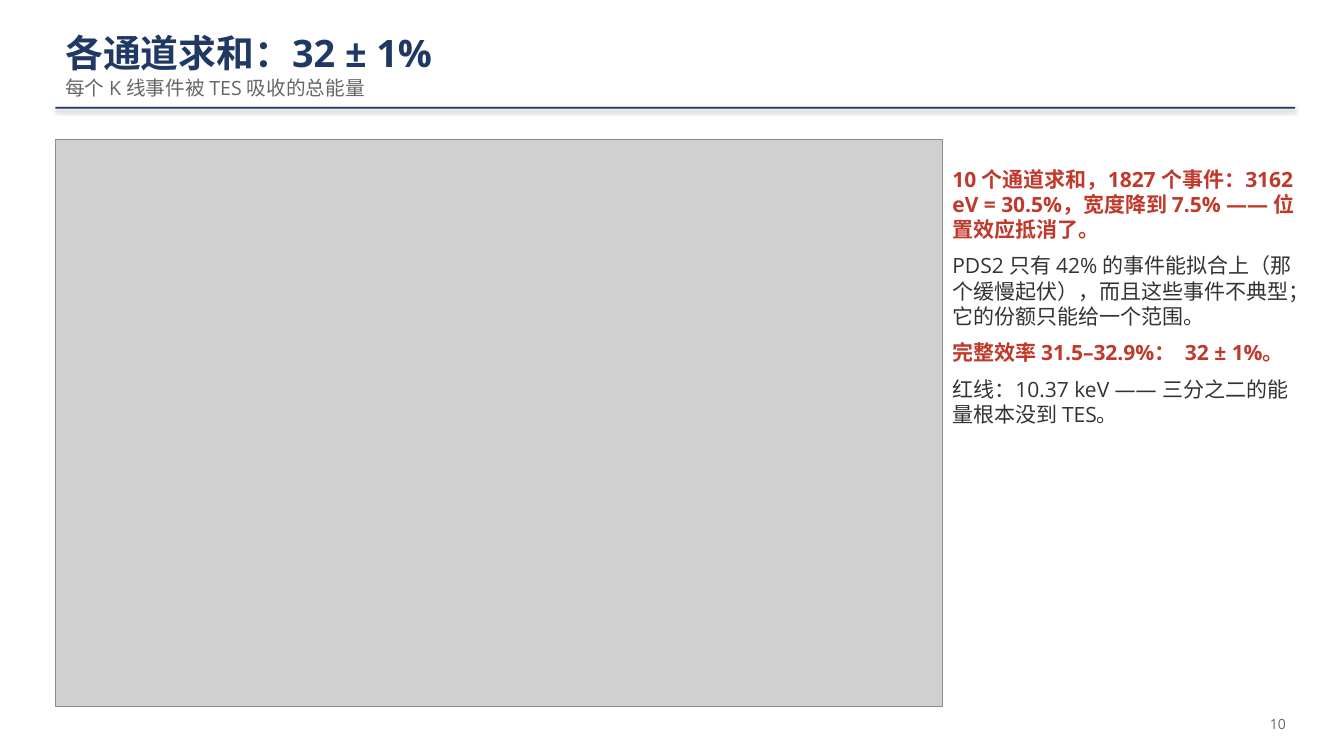
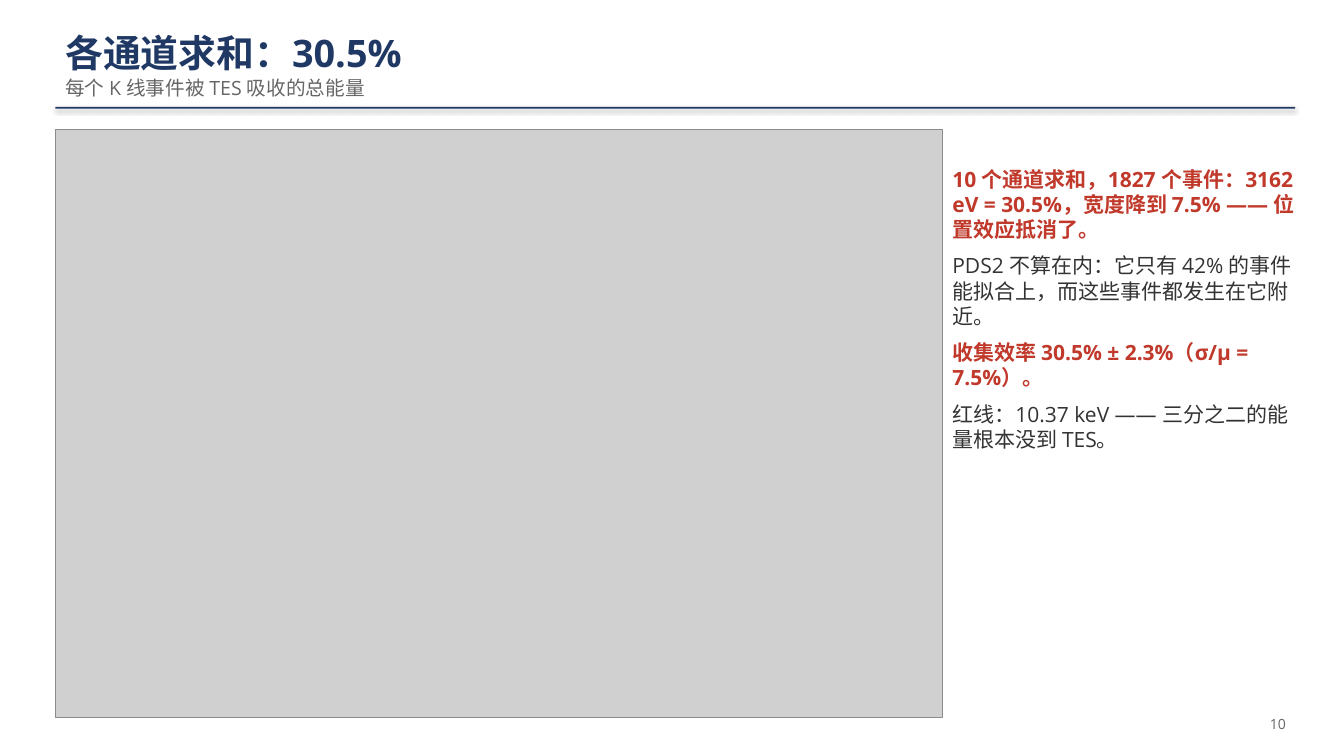
Before and after one commit to ZhihengLi0/urop, a slide deck: slide 10 of snolab/collection_efficiency/presentation/SNOLAB_R4_collection_efficiency_20260910_zh.pptx. Drawn at 1344x756 pixels with LibreOffice and Linux fonts; fonts in the diff are those of the drawing; grey boxes stand for pictures. Boxes give left, top, right and bottom in pixels: in the first picture for what was removed or moved away, otherwise in the second. Text is boxed around its words. In the diff, an @@ line names an element or a change of style, - is before the commit and + after.

```diff
--- a/snolab/collection_efficiency/presentation/SNOLAB_R4_collection_efficiency_20260910_zh.pptx
+++ b/snolab/collection_efficiency/presentation/SNOLAB_R4_collection_efficiency_20260910_zh.pptx
@@ text at <box>65,34,401,71</box>: text changed @@
-各通道求和：32 ± 1%
+各通道求和：30.5%
@@ picture: place and size @@
-picture at <box>55,140,943,708</box>
+picture at <box>55,129,943,717</box>
@@ text at <box>952,255,1292,387</box>: text changed @@
-PDS2 只有 42% 的事件能拟合上（那个缓慢起伏），而且这些事件不典型；它的份额只能给一个范围。
-完整效率 31.5–32.9%： 32 ± 1%。
+PDS2 不算在内：它只有 42% 的事件能拟合上，而这些事件都发生在它附近。
+收集效率 30.5% ± 2.3%（σ/μ = 7.5%）。
```
Also in this commit, not shown: 2 other slides changed, 16 other files.
